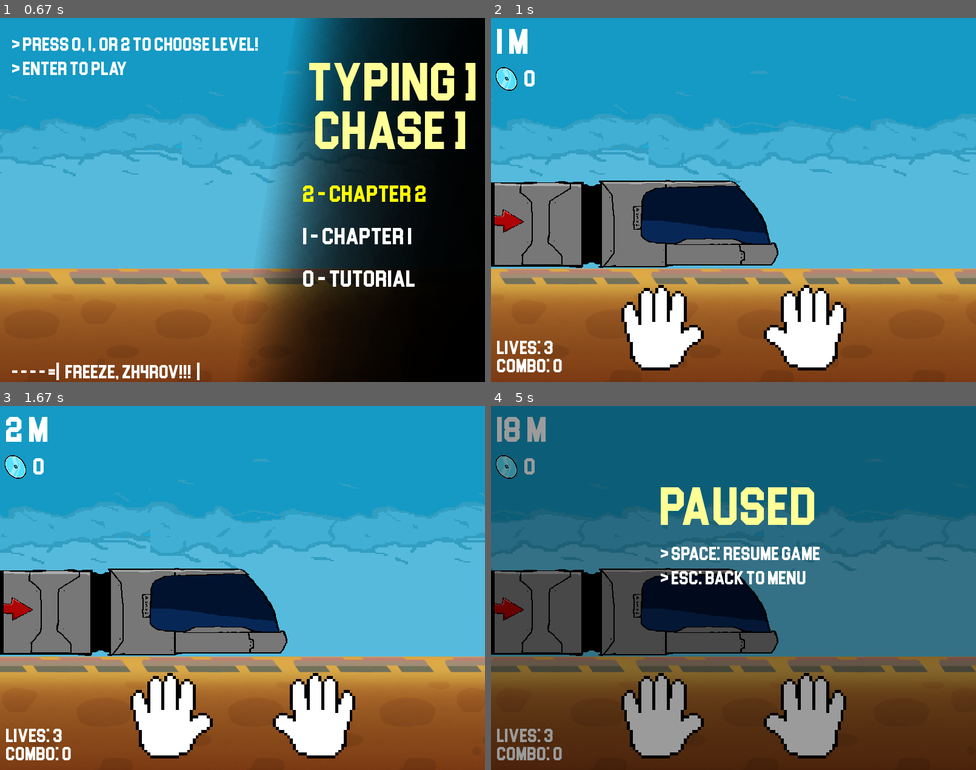
Above: before the commit, frames 1-4 (two rows, left to right).
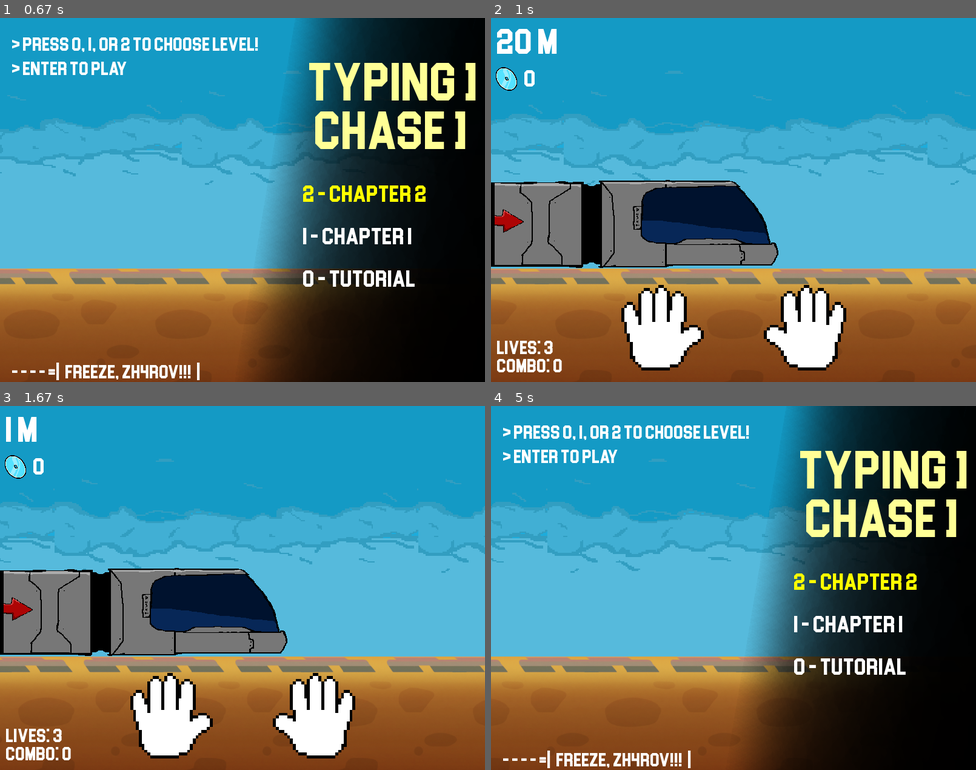
Above: after the commit, the same moments.

Repository: ArthurMarshallCavalcanteRezende/typing-chase_pygame
Game: pygame game, started from main.py
Two runs of this game, one before a commit and one after it. Both use one fixed random seed, a clock stepped at 60 frames per second and the inputs below.
Inputs:
- Up to frame 1 (0.67 s): tap 2 at 0.33 s
- Up to frame 2 (1 s): tap Enter at 0.67 s
- Up to frame 3 (1.67 s): hold Esc 1-1.47 s; tap Enter at 1.55 s
- Up to frame 4 (5 s): type "an" at 1.88 s; type "n" at 2.08 s; tap Enter at 2.22 s; tap Space at 3.53 s; hold Esc from 4.97 s (still down)

Frame 1 is identical in both runs. In frame 2, 6.0% of the frame differs, in the area x 0-100%, y 3-74%; in frame 3, 5.4%; in frame 4, 96%, in the area x 0-100%, y 0-100%.

Commit message:
Fixed single letter enemy destroying and added sound module

Diff:
--- a/game_data.py
+++ b/game_data.py
@@ -8,10 +8,10 @@
 
 import pygame
 import csv
-import random
 
 from modules import player as plr
 from modules import hands
+from modules import sound
 
 class colors:
     black = (0, 0, 0),
@@ -41,6 +41,7 @@
     game.screen = pygame.display.set_mode((800, 600))
     game.COLORS = colors()
     game.level = None
+    game.sound = sound.Sound('./game_assets/music/', 'mp3')
 
     # game loop
     game.clock = pygame.time.Clock()
@@ -162,12 +163,6 @@
     game.get_life_sound = pygame.mixer.Sound('./game_assets/sfx/get_life.wav')
     game.get_life_sound.set_volume(0.5)
 
-    # Musics
-    game.menu_music = pygame.mixer.Sound('./game_assets/music/Jesse James.mp3')
-    game.menu_music.set_volume(0.15)
-    game.menace_music = pygame.mixer.Sound('./game_assets/music/The Ring - Klonoa.mp3')
-    game.menace_music.set_volume(0.4)
-
     # ZH4R0V Dubs
     game.zharov_speech1 = pygame.mixer.Sound('./game_assets/stages/2/zharov_speech1.mp3')
     game.zharov_speech1.set_volume(0.8)
--- a/main.py
+++ b/main.py
@@ -42,7 +42,6 @@
 
     try:
         # Running the game
-        game.menu_music.play(-1)
         typing_chase_pygame.run(game)
     except Exception as e:
         print(f"Error while trying to run TYPING-CHASE: {e}")
--- a/modules/background.py
+++ b/modules/background.py
@@ -1,11 +1,13 @@
 import pygame
 
-def update_terrain(game, level, stopped):
+def update_terrain(game, level):
+    if game.paused: return
+
     min_floor = None
     min_bg = None
 
     for sprite in level.bg_sprites:
-        if level.stage > 0 and not stopped: sprite.update(game)
+        if level.stage > 0: sprite.update(game)
         sprite.draw(game)
 
         if sprite.name == 'background':
@@ -17,7 +19,7 @@
     # Detect if there should be more background chunks created after fully appearing
     can_spawn = level.max_bg.rect.centerx <= game.SCREEN_WIDTH + level.max_bg.size[0]
 
-    if can_spawn and not stopped:
+    if can_spawn:
         new_bg = Terrain(level, 'background')
         new_bg.rect.center = (level.max_bg.rect.centerx + new_bg.size[0], level.bg_y)
         level.bg_sprites.append(new_bg)
@@ -32,7 +34,7 @@
     if level.floor_neon: game.screen.blit(level.floor_neon, level.fn_pos)
 
     for sprite in level.floor_sprites:
-        if level.stage > 0 and not stopped: sprite.update(game)
+        if level.stage > 0: sprite.update(game)
         sprite.draw(game)
 
         if sprite.name == 'floor':
@@ -44,7 +46,7 @@
     # Detect if there should be more floor chunks created after fully appearing
     can_spawn = level.max_floor.rect.centerx <= game.SCREEN_WIDTH + level.max_floor.size[0]
 
-    if can_spawn and not stopped:
+    if can_spawn:
         new_floor = Terrain(level, 'floor')
         new_floor.rect.center = (level.max_floor.rect.centerx + new_floor.size[0], level.floor_y)
         level.floor_sprites.append(new_floor)
--- a/modules/levels.py
+++ b/modules/levels.py
@@ -6,11 +6,7 @@
 
 pygame.mixer.init()
 
-menu_music = './game_assets/music/Jesse James.mp3'
-lvl0_music = './game_assets/music/level0.mp3'
-lvl1_music = './game_assets/music/level1.mp3'
 menace_music = './game_assets/music/The Ring - Klonoa.mp3'
-lvl2_music = './game_assets/music/level2.mp3'
 
 def load_random_word(file_path):
     with open(file_path, 'r') as file:
@@ -18,9 +14,29 @@
         words = [row[0] for row in reader]
     return random.choice(words)
 
+
+def reset_game(game):
+    """RESET ALL GAME VARIABLES FOR RESTART OR NEW LEVEL"""
+    game.sound.play('menu', -1)
+
+    game.player.lives = 3
+    game.player.combo = 0
+    game.player.max_combo = 0
+    game.player.difficulty = 1
+    game.player.speed = 3
+    game.player.distance = 0
+
+    game.enemy_speed = 2
+    game.spawn_interval = 2000
+
+    game.all_sprites.empty()
+    game.game_state = 'menu'
+    game.paused = False
+
+
 def level_config(game, level):
     level.assets = f"./game_assets/stages/{level.stage}"
-    level.music = f"./game_assets/music/level{level.stage}.mp3"
+    level.music = f"level{level.stage}"
 
     # Loading proper images
     level.floor_image = pygame.image.load(f"{level.assets}/floor.png").convert_alpha()
@@ -73,6 +89,7 @@
         self.enemy_spawn_time = 0
         self.spawn_interval = 2000
         self.enemy_speed = 2
+        self.distance_per_frame = 1
 
         self.floor_size = (250, 250)
         self.bg_size = (game.SCREEN_HEIGHT, game.SCREEN_HEIGHT)
@@ -126,6 +143,7 @@
             self.spawn_max = 4
             self.enemy_speed = 3
             self.has_words = True
+            game.player.speed = 15
 
         level_config(game, self)
 
@@ -172,10 +190,7 @@
     # Main function to run the game
     def run(self, game):
         if not self.started:
-            game.menu_music.stop()
-            pygame.mixer.music.load(self.music)
-            pygame.mixer.music.play(-1)
-            pygame.mixer.music.set_volume(0.3)
+            game.sound.play(self.music, -1)
 
             if self.stage == 0 or self.stage == 2:
                 game.player.is_running = False
@@ -201,7 +216,7 @@
                         to_gain = len(enemy.target_text) * 10 * game.player.max_combo
                         game.player.score += to_gain * self.stage
 
-        game.player.on_input(game.player.action)
+        game.player.on_input(game)
 
         if not game.paused and game.player.lives > 0:
             # Enemy spawning every interval
@@ -239,22 +254,26 @@
         game.right_hand.update(game.player.closest_enemy)
 
         game.tick += 1
-        distance_threshold = 15 - game.player.speed if game.player.speed < 15 else 14
+        distance_threshold = 15 - (game.player.speed if game.player.speed < 15 else 14)
 
         if game.tick % distance_threshold == 0:
-            game.player.distance += 1
+            if self.stage != 0:
+                game.player.distance += self.distance_per_frame
+
+        game.floor_speed = game.BASE_FLOOR_SPEED + game.player.speed
+        game.bg_speed = game.BASE_BG_SPEED + (game.player.speed // 2)
 
         self.draw(game)
 
-        if game.player.lives <= 0: self.game_over(game)
+        if game.player.lives <= 0: game.game_state = 'gameover'
 
         game.clock.tick(game.FPS)
 
-    def draw(self, game, stopped=False):
+    def draw(self, game):
         # Drawing everything
         game.screen.fill(self.bg_color)
 
-        bg.update_terrain(game, game.level, stopped)
+        bg.update_terrain(game, game.level)
 
         game.all_sprites.draw(game.screen)
         for enemy in self.enemy_list:
@@ -264,7 +283,7 @@
         game.right_hand.draw(game.screen)
 
         if game.level.stage < 2:
-            game.player.draw(game, stopped)
+            game.player.draw(game)
 
         # Setting user interface
         distance_text = game.large_font.render(f'{game.player.distance} m', True, game.COLORS.white)
@@ -289,7 +308,8 @@
 
     def game_over(self, game):
         # Game Over
-        self.draw(game, True)
+        self.draw(game)
+        game.paused = True
 
         game_over_text = game.text_font.render('GAME OVER', True, game.COLORS.red)
         final_score_text = game.text_font.render(f'Final Score: {game.player.score}', True,
@@ -308,45 +328,23 @@
                          (game.SCREEN_WIDTH // 2 - 100, game.SCREEN_HEIGHT // 2 + 70))
 
 
-        # Wait for player input
-        waiting = True
-
-        while waiting and game.running:
-            for event in pygame.event.get():
-                if event.type == pygame.QUIT:
-                    waiting = False
-                    game.running = False
-                elif event.type == pygame.KEYDOWN:
-                    if event.key == pygame.K_SPACE or event.key == pygame.K_ESCAPE:
-                        game.game_state = 'menu'
-                        waiting = False
 
     def pause(self, game):
+        self.draw(game)
+        game.paused = True
+
         pygame.mixer.music.set_volume(0.1)
-
-        while game.game_state == 'pause' and game.running:
-            self.draw(game, True)
-            game.screen.blit(game.DARK_FILTER, (0, 0))
-
-            pause_text1 = game.title_font.render('PAUSED', True, game.COLORS.bright_yellow)
-            pause_text2 = game.text_font.render('> SPACE: resume game', True, game.COLORS.white)
-            pause_text3 = game.text_font.render('> ESC: back to menu', True, game.COLORS.white)
-
-            game.screen.blit(pause_text1,
-                             (game.SCREEN_WIDTH // 2 - 120, 100))
-            game.screen.blit(pause_text2,
-                             (game.SCREEN_WIDTH // 2 - 120, 220))
-            game.screen.blit(pause_text3,
-                             (game.SCREEN_WIDTH // 2 - 120, 260))
-
-            for event in pygame.event.get():
-                if event.type == pygame.QUIT:
-                    game.running = False
-                elif event.type == pygame.KEYDOWN:
-                    if event.key == pygame.K_SPACE or event.key == pygame.K_RETURN:
-                        game.game_state = 'level'
-                        pygame.mixer.music.set_volume(0.3)
-                    elif event.key == pygame.K_ESCAPE:
-                        game.game_state = 'menu'
-
-            pygame.display.flip()
+        game.screen.blit(game.DARK_FILTER, (0, 0))
+
+        pause_text1 = game.title_font.render('PAUSED', True, game.COLORS.bright_yellow)
+        pause_text2 = game.text_font.render('> SPACE: resume game', True, game.COLORS.white)
+        pause_text3 = game.text_font.render('> ESC: back to menu', True, game.COLORS.white)
+
+        game.screen.blit(pause_text1,
+                         (game.SCREEN_WIDTH // 2 - 120, 100))
+        game.screen.blit(pause_text2,
+                         (game.SCREEN_WIDTH // 2 - 120, 220))
+        game.screen.blit(pause_text3,
+                         (game.SCREEN_WIDTH // 2 - 120, 260))
+
+        pygame.display.flip()
--- a/modules/player.py
+++ b/modules/player.py
@@ -68,22 +68,22 @@
         self.sprite_list = []
         self.running_list = []
 
-        # Idle sprites
+        # Left sprites put first so the game always draws them behind others
+        self.run_left = Sprite(self, 'run_left', 'run/left_run')
+        self.left_shoot = Sprite(self, 'left_shoot', 'shoot/left')
+        self.run_left_shoot = Sprite(self, 'run_left_shoot', 'run/left_shoot')
+        self.running_list.append(self.run_left)
+
+        # Main body sprites
         self.idle = Sprite(self, 'idle', 'idle')
+        self.run_body = Sprite(self, 'run_body', 'run/body')
 
-        # Running sprites
-        self.run_body = Sprite(self, 'run_body', 'run/body')
-        self.run_left = Sprite(self, 'run_left', 'run/left_run')
+        # Right sprites put last so the game always draws them on top of others
         self.run_right = Sprite(self, 'run_right', 'run/right_run')
+        self.right_shoot = Sprite(self, 'right_shoot', 'shoot/right')
+        self.run_right_shoot = Sprite(self, 'run_right_shoot', 'run/right_shoot')
         self.running_list.append(self.run_body)
-        self.running_list.append(self.run_left)
         self.running_list.append(self.run_right)
-
-        # Shooting sprites
-        self.left_shoot = Sprite(self, 'left_shoot', 'shoot/left')
-        self.right_shoot = Sprite(self, 'right_shoot', 'shoot/right')
-        self.run_left_shoot = Sprite(self, 'run_left_shoot', 'run/left_shoot')
-        self.run_right_shoot = Sprite(self, 'run_right_shoot', 'run/right_shoot')
 
         self.rect = pygame.Rect(0, 0, IMG_SIZE, IMG_SIZE)
         self.rect.center = position
@@ -107,6 +107,9 @@
 
 
     def reset_anim(self):
+        self.shooting = False
+        print('reset anims')
+
         for sprite in self.sprite_list:
             sprite.visible = False
 
@@ -118,6 +121,8 @@
 
     # Handle the basics of shooting animation
     def shoot_anim(self, side):
+        self.shooting = True
+
         for sprite in self.sprite_list:
             sprite.visible = False
 
@@ -138,12 +143,14 @@
 
         self.shoot_visual_cd[2] = True
 
-    def on_input(self, action):
-        if action:
-            if action == 'shoot_left':
+    def on_input(self, game):
+        if game.player.action:
+            if game.player.action == 'shoot_left':
                 self.shoot_anim('left')
-            elif action == 'shoot_right':
+            elif game.player.action == 'shoot_right':
                 self.shoot_anim('right')
+
+            game.player.action = None
         else:
             # Dealing with changing visuals back to idle or action form after some time
             if self.shoot_visual_cd[2]: self.shoot_visual_cd[0] += 1
@@ -160,6 +167,7 @@
         # Drawing visible sprites and positioning them with offsets
 
         for sprite in self.sprite_list:
+            if not stopped: sprite.update()
+
             if sprite.visible:
-                if not stopped: sprite.update()
                 sprite.draw(game)
--- /dev/null
+++ b/modules/sound.py
@@ -0,0 +1,49 @@
+import pygame
+
+class Sound:
+    def __init__(self, path, file_type):
+        pygame.mixer.init()
+        self.mute = False
+        self.volume_offset = 0.3
+        self.sfx_offset = 0.3
+        self.button_pressed = False
+        self.path = path
+        self.file_type = file_type
+
+    def play(self, song, loop=0):
+        pygame.mixer.stop()
+
+        pygame.mixer.music.load(f'{self.path}/{song}.{self.file_type}')
+        pygame.mixer.music.set_volume(self.volume_offset)
+        pygame.mixer.music.play(loop)
+
+    def play_sfx(self, sfx):
+        if self.sfx_offset > 0:
+            sfx.set_volume(self.sfx_offset + sfx.get_volume())
+            sfx.play()
+
+    def mute_music(self):
+        self.mute = not self.mute
+        self.volume_offset = 0 if self.mute else 0.5
+        self.sfx_offset = 0 if self.mute else 0.3
+        self.button_pressed = True
+        pygame.mixer.music.set_volume(self.volume_offset * 0.5)
+
+    def change_volume(self, volume_change):
+        self.button_pressed = True
+
+        if volume_change == 'increase' and self.volume_offset < 1:
+            self.volume_offset = round(self.volume_offset + 0.1, 2)
+            pygame.mixer.music.set_volume(self.volume_offset)
+        if volume_change == 'decrease' and self.volume_offset > 0:
+            self.volume_offset = round(self.volume_offset - 0.1, 2)
+            pygame.mixer.music.set_volume(self.volume_offset)
+        if self.volume_offset < 0: self.volume_offset = 0
+    def change_volume_sfx(self, volume_change):
+        self.button_pressed = True
+
+        if volume_change == 'increase' and self.sfx_offset < 1:
+            self.sfx_offset = round(self.sfx_offset + 0.1, 2)
+        if volume_change == 'decrease' and self.sfx_offset > 0:
+            self.sfx_offset = round(self.sfx_offset - 0.1, 2)
+        if self.sfx_offset < 0: self.sfx_offset = 0
--- a/typing_chase_pygame.py
+++ b/typing_chase_pygame.py
@@ -53,27 +53,11 @@
     game.screen.blit(lv2_text, (500, 260))
 
 
-
-def reset_game(game):
-    """RESET ALL GAME VARIABLES FOR RESTART OR NEW LEVEL"""
-    game.player.lives = 3
-    game.player.combo = 0
-    game.player.max_combo = 0
-    game.player.difficulty = 1
-    game.player.speed = 3
-    game.player.distance = 0
-
-    game.enemy_speed = 2
-    game.spawn_interval = 2000
-
-    game.all_sprites.empty()
-    game.game_state = 'menu'
-
-
 def run(game):
     game.running = True
     game.player.is_running = False
     game.player.reset_anim()
+    game.sound.play('menu', -1)
 
     while game.running:
         for event in pygame.event.get():
@@ -82,6 +66,7 @@
                 pygame.quit()
                 sys.exit()
             elif event.type == pygame.KEYDOWN:
+                ''' HANDLING MENU CONTROLS '''
                 if game.game_state == 'menu':
                     if event.key == pygame.K_0:
                         game.level = levels.Level(game, 0)
@@ -93,6 +78,7 @@
                     if event.key == pygame.K_RETURN:
                         game.game_state = 'level'
 
+                ''' HANDLING LEVEL CONTROLS '''
                 if game.game_state == 'level':
                     if event.key == pygame.K_ESCAPE:
                         game.game_state = 'pause'
@@ -100,7 +86,7 @@
                     if event.key == pygame.K_ESCAPE:
                         game.paused = not game.paused
 
-                    game.player.key_pressed = event.key
+                    game.player.key_pressed = event.unicode
 
                     if not game.paused and game.player.lives > 0:
                         # Checking if player hit enemy and returns the action
@@ -109,6 +95,21 @@
                         elif game.player.key_pressed in game.right_keys:
                             game.player.action = 'shoot_right'
 
+
+                ''' HANDLING PAUSED GAME '''
+                if game.game_state == 'pause':
+                    if event.key == pygame.K_SPACE or event.key == pygame.K_RETURN:
+                        game.game_state = 'level'
+                        pygame.mixer.music.set_volume(0.3)
+                    elif event.key == pygame.K_ESCAPE:
+                        levels.reset_game(game)
+
+                ''' HANDLING GAME OVER SCREEN '''
+                if game.game_state == 'gameover':
+                    if event.key == pygame.K_SPACE or event.key == pygame.K_ESCAPE:
+                        levels.reset_game(game)
+
+
         # Loading different things depending on game state
         if game.game_state == 'menu':
             menu_interface(game)
@@ -116,6 +117,8 @@
             game.level.run(game)
         elif game.level and game.game_state == 'pause':
             game.level.pause(game)
+        elif game.level and game.game_state == 'gameover':
+            game.level.game_over(game)
 
         # Updating the screen
         pygame.display.flip()
Not shown, added: game_assets/music/menu.mp3
